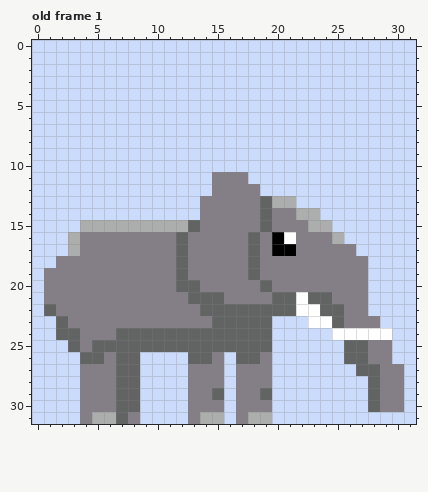
Pixel-art file -- Aseprite files/Elephant.aseprite. Above: the version before the commit.
32x32 pixels, 1 frame. Shown: old frame 1. The commit also changed other frames, which this record leaves out.
Now the later version:
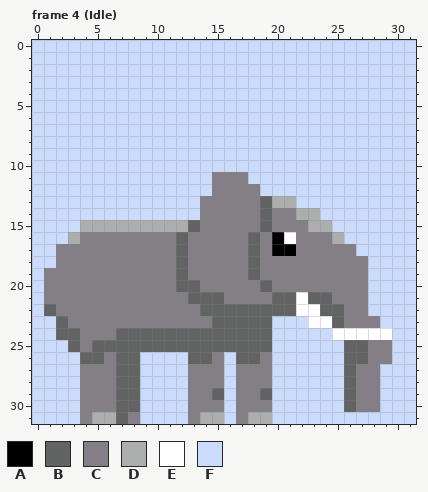
Palette (. is transparent): A #000000  B #626363  C #847e87  D #acadad  E #ffffff  F #cbdbfc
A new or re-ordered frame is compared with the old frame closest to it.
The exact change:
{"change": "frames 1 -> 7"}
{"change": "layer \"Layer 2\" added"}
{"where": "frame 4 (Idle) is new; against old frame 1, layers \"Layer 1\", \"Layer 2\""}
{"frame":4,"y":17,"x":2,"old":"FD","new":"CC"}
{"frame":4,"y":27,"x":26,"old":"FBBCC","new":"BCCFF"}
{"frame":4,"y":28,"x":26,"old":"FFBCC","new":"BCCFF"}
{"frame":4,"y":29,"x":26,"old":"FFBCC","new":"BCCFF"}
{"frame":4,"y":30,"x":26,"old":"FFBCC","new":"BCCFF"}
